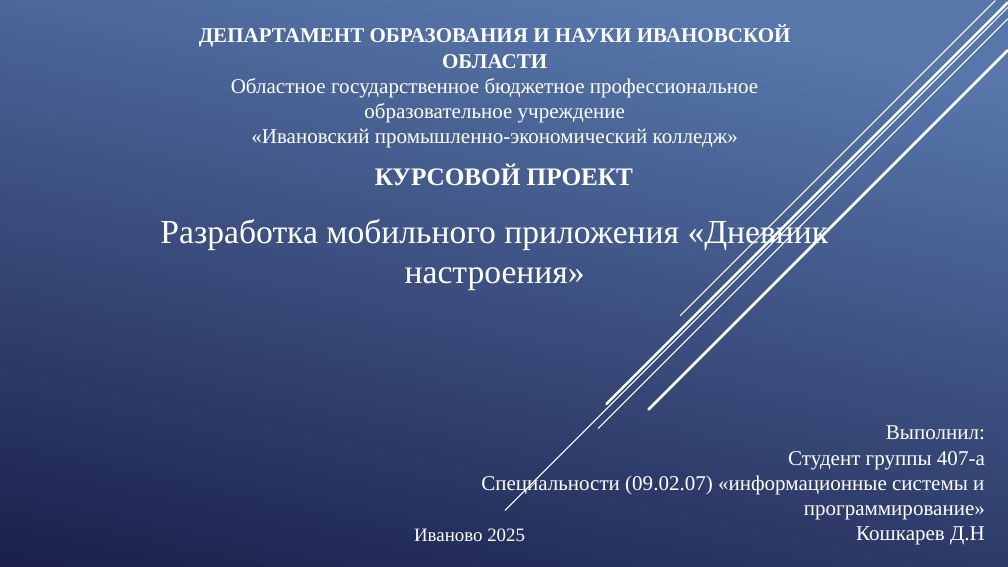
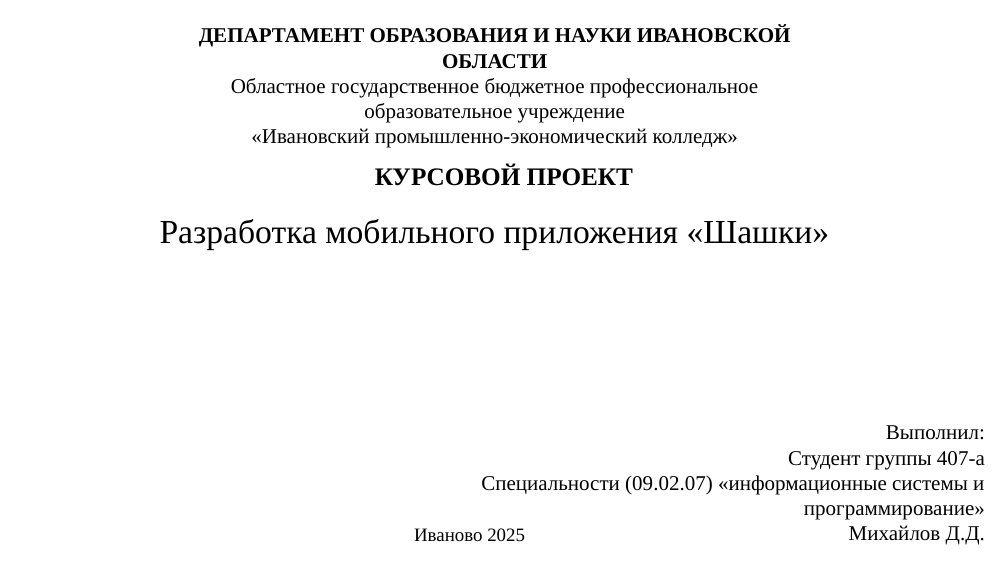
Before and after one commit to Taburet-Killer/Checkers, a slide deck: slide 1 of презентация_по_курсовому_проекту.pptx. Drawn at 1008x567 pixels with LibreOffice and Linux fonts; fonts in the diff are those of the drawing. Boxes give left, top, right and bottom in pixels: in the first picture for what was removed or moved away, otherwise in the second. Text is boxed around its words. In the diff, an @@ line names an element or a change of style, - is before the commit and + after.

```diff
--- a/презентация_по_курсовому_проекту.pptx
+++ b/презентация_по_курсовому_проекту.pptx
@@ background gradient #5877AB to #1C204D to #FFFFFF @@
@@ line removed from (1008, 8) to (505, 510) @@
@@ line removed from (1008, 19) to (598, 429) @@
@@ line removed from (1008, 3) to (606, 404) @@
@@ line removed from (995, 1) to (681, 316) @@
@@ line removed from (1008, 51) to (649, 410) @@
@@ text at [160, 219, 830, 249]: text changed; text colour #FFFFFF to #000000 @@
-Разработка мобильного приложения «Дневник настроения»
+Разработка мобильного приложения «Шашки»
@@ text at [481, 425, 985, 520]: text colour #FFFFFF to #000000 in "Выполнил:", "Студент группы 407-а", "Специальности (09.02.07) «информационные системы и программи ..." @@
@@ text colour #FFFFFF to #000000 in 3 elements at [199, 26, 791, 148], [375, 165, 633, 186], [414, 528, 525, 542] @@
@@ text at [849, 525, 985, 545]: text changed; text colour #FFFFFF to #000000 @@
-Кошкарев Д.Н
+Михайлов Д.Д.
```
Also in this commit, not shown: 3 other slides changed, 5 slides added, 5 slides removed.
